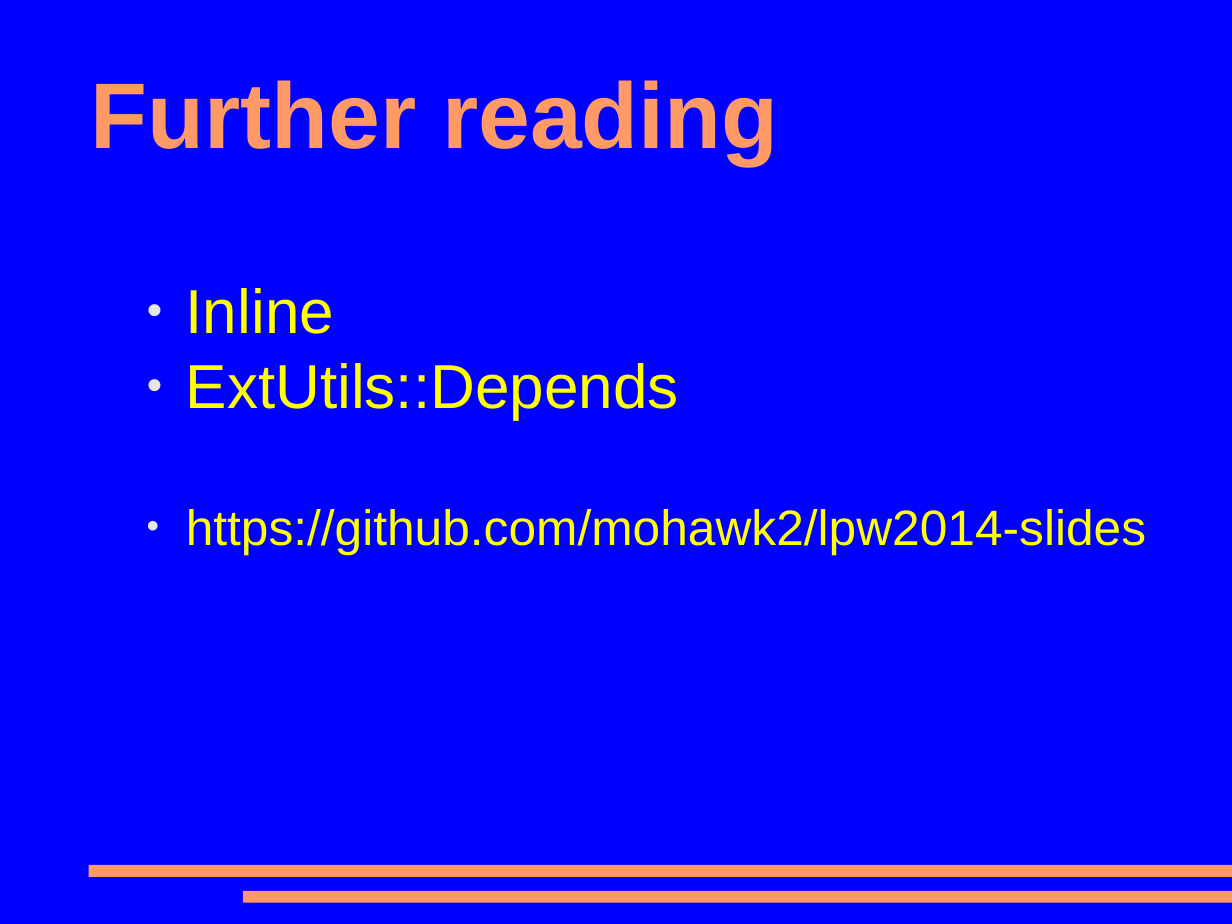
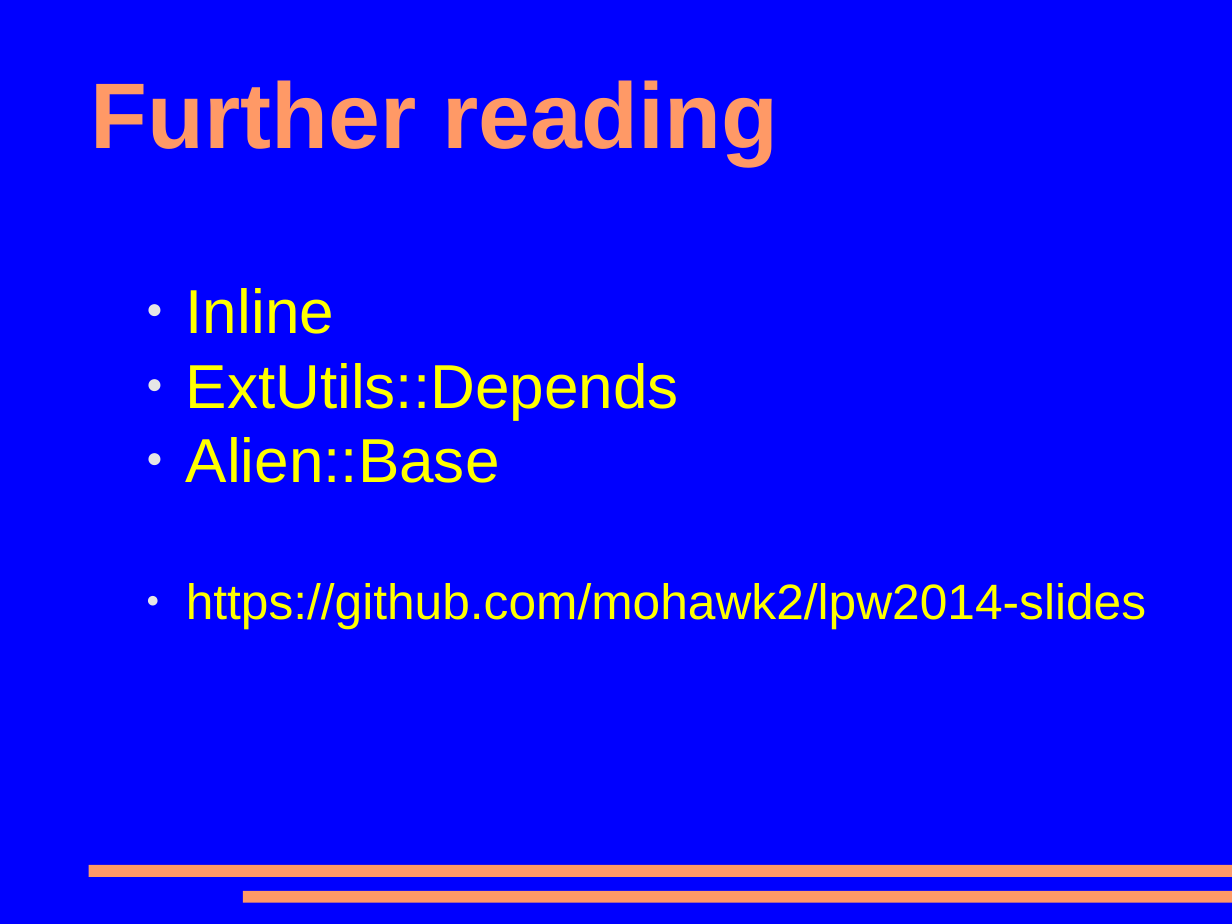
Before and after one commit to mohawk2/presentations, a slide deck: slide 19 of lpw2014-closinggaps.odp (slide 12 before the commit). Drawn at 1232x924 pixels with LibreOffice and Linux fonts; fonts in the diff are those of the drawing. Boxes give left, top, right and bottom in pixels: in the first picture for what was removed or moved away, otherwise in the second. Text is boxed around its words. In the diff, an @@ line names an element or a change of style, - is before the commit and + after.

```diff
--- a/lpw2014-closinggaps.odp
+++ b/lpw2014-closinggaps.odp
@@ text at box(186, 437, 500, 483): paragraph added @@
+● Alien::Base
```
Also in this commit, not shown: 5 other slides changed, 9 slides added, 1 slide removed.
